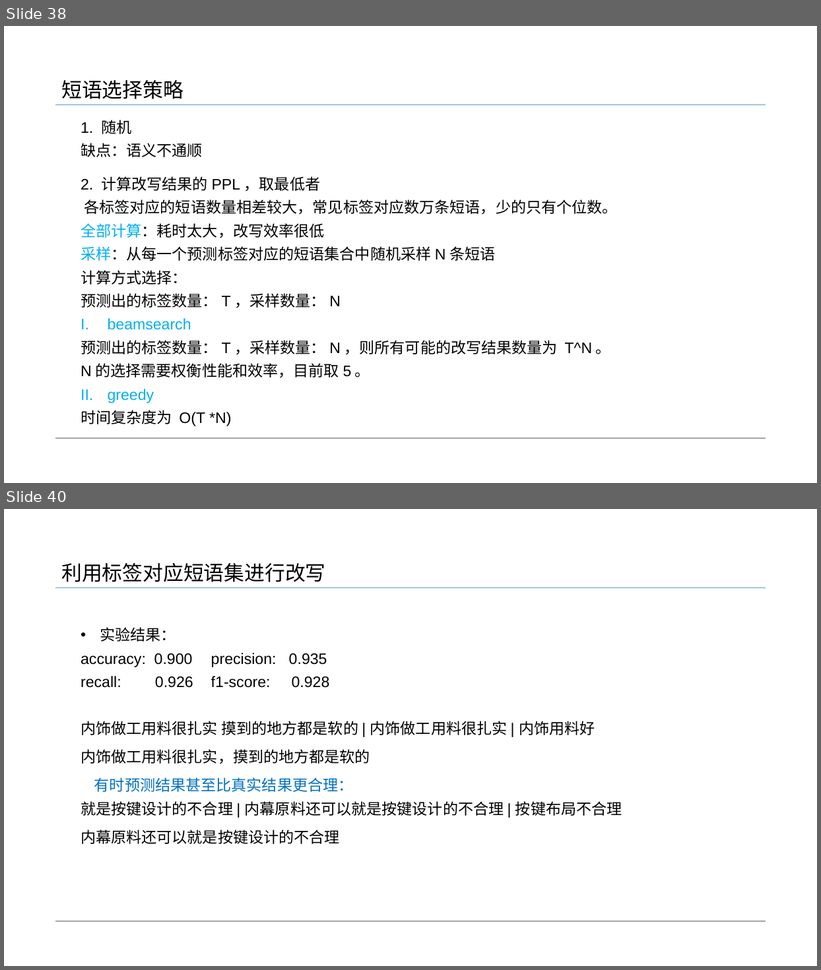
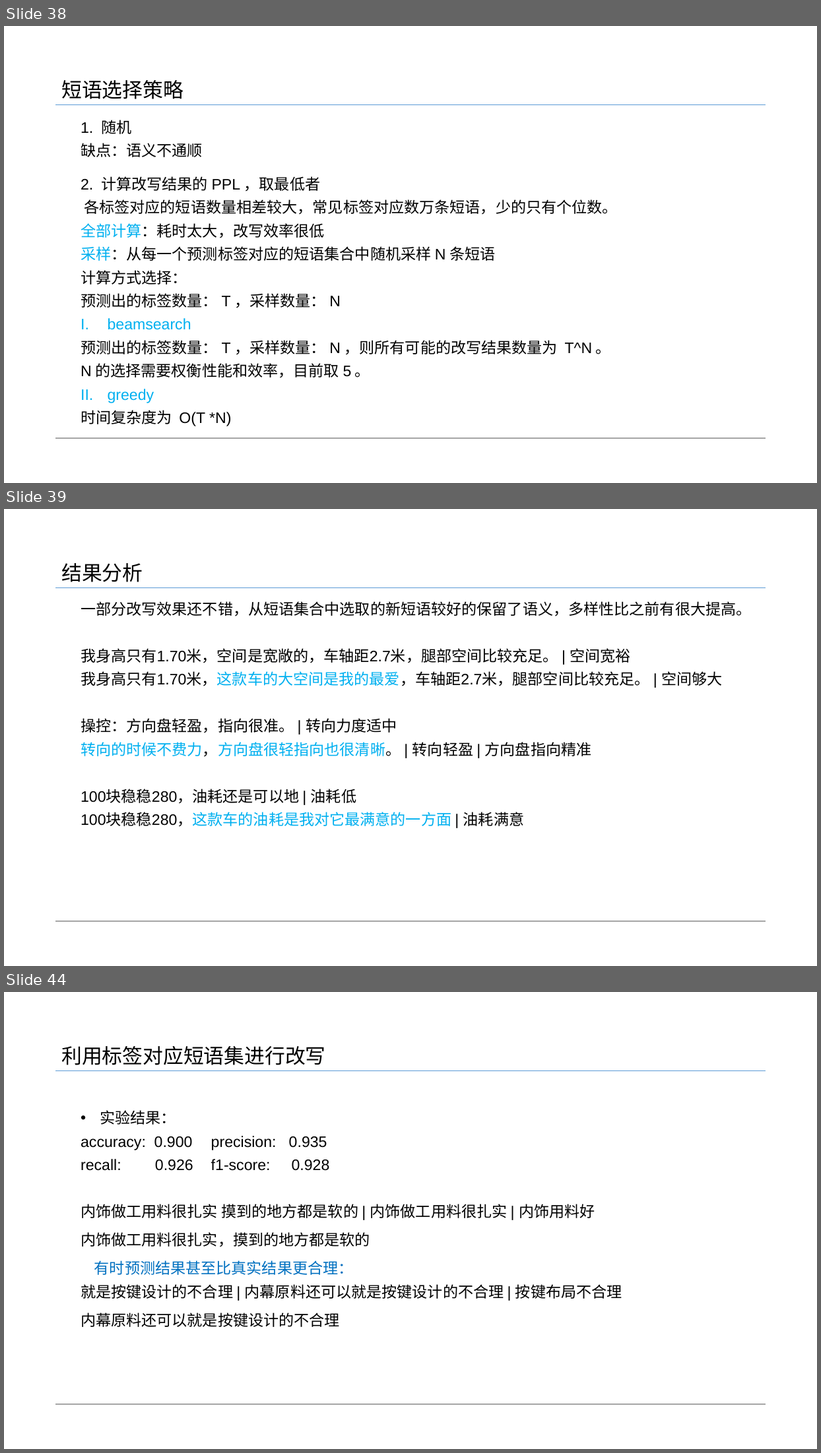
Before and after one commit to flyliu2017/Exercises, a slide deck: 实习转正.pptx. Shown one above the other, each under a label of ours: slides 38 and 40 before the commit, slides 38, 39 and 44 after it; the slides between them are not shown. The pictures are 821x970 and 821x1453 pixels, drawn with LibreOffice and Linux fonts; fonts in the diff are those of the drawing. Boxes give left, top, right and bottom in pixels: in the first picture for what was removed or moved away, otherwise in the second. Text is boxed around its words. In the diff, an @@ line names an element or a change of style, - is before the commit and + after.

Commit message:
update

```diff
--- a/实习转正.pptx
+++ b/实习转正.pptx
@@ slide 39 added at (4, 509, 817, 966), background #FFFFFF @@
@@ text added at (61, 563, 143, 582), 24 pt, text #000000 @@
+结果分析
@@ line added from (766, 588) to (56, 588), #5B9BD5 0.5 pt @@
@@ text added at (81, 601, 751, 827), 18 pt, text #000000 @@
+一部分改写效果还不错，从短语集合中选取的新短语较好的保留了语义，多样性比之前有很大提高。
+我身高只有1.70米，空间是宽敞的，车轴距2.7米，腿部空间比较充足。 | 空间宽裕
+我身高只有1.70米，这款车的大空间是我的最爱，车轴距2.7米，腿部空间比较充足。 | 空间够大
+操控：方向盘轻盈，指向很准。 | 转向力度适中
+转向的时候不费力，方向盘很轻指向也很清晰。 | 转向轻盈 | 方向盘指向精准
+100块稳稳280，油耗还是可以地 | 油耗低
+100块稳稳280，这款车的油耗是我对它最满意的一方面 | 油耗满意
@@ line added from (766, 922) to (56, 922), #A6A6A6 1.5 pt @@
@@ what was slide 40 is now slide 44 @@
```
Also in this commit, not shown: 4 other slides added, 1 slide removed.
